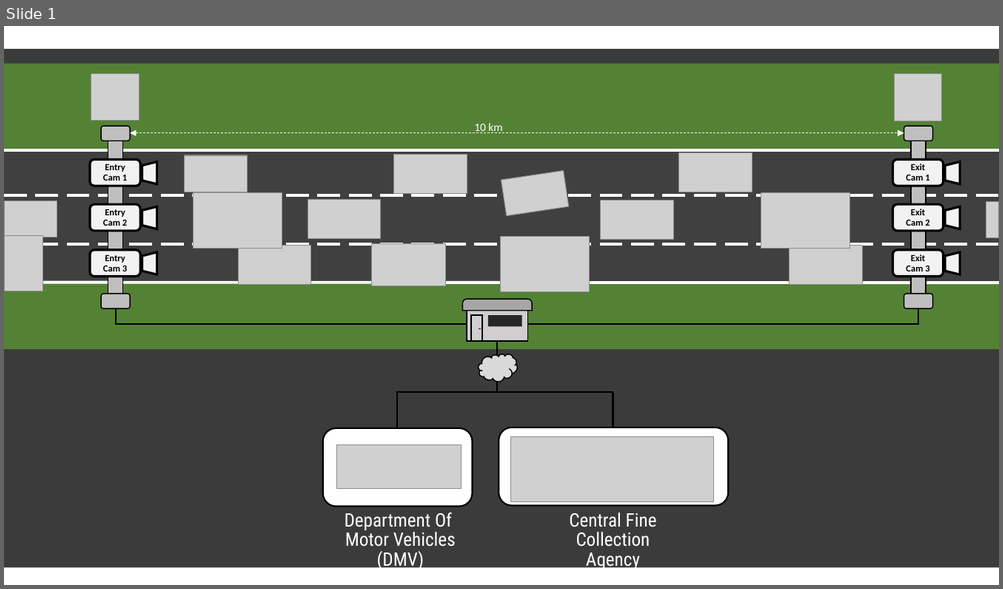
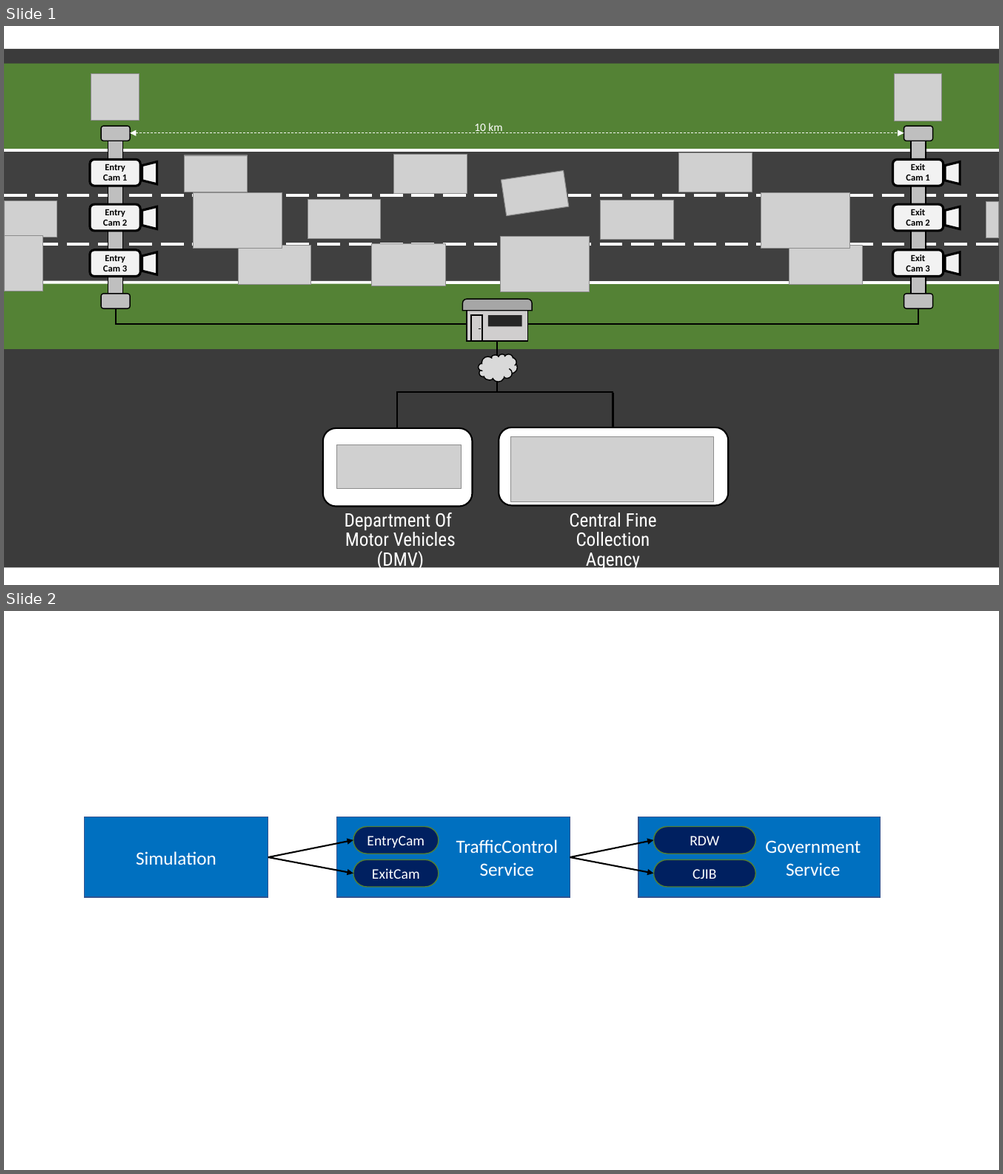
Before and after one commit to EdwinVW/dapr-traffic-control, a slide deck: Figures.pptx. Shown one above the other, each under a label of ours: slide 1 before the commit, slides 1 and 2 after it. The pictures are 1003x589 and 1003x1174 pixels, drawn with LibreOffice and Linux fonts; fonts in the diff are those of the drawing; grey boxes stand for pictures. Boxes give left, top, right and bottom in pixels: in the first picture for what was removed or moved away, otherwise in the second. Text is boxed around its words. In the diff, an @@ line names an element or a change of style, - is before the commit and + after.

```diff
--- a/Figures.pptx
+++ b/Figures.pptx
@@ slide 2 added at <box>4,611,999,1170</box>, background #FFFFFF @@
@@ rectangle added at <box>84,817,268,898</box>, fill #0070C0, outline #325491 1 pt, 18 pt, text #FFFFFF @@
+Simulation
@@ rectangle added at <box>337,817,569,898</box>, fill #0070C0, outline #325491 1 pt, 18 pt, text #FFFFFF @@
+TrafficControl
+Service
@@ rounded rectangle added at <box>353,826,438,854</box>, fill #002060, outline #538035 1 pt, 14 pt, text #FFFFFF @@
+EntryCam
@@ rectangle added at <box>638,817,880,898</box>, fill #0070C0, outline #325491 1 pt, 18 pt, text #FFFFFF @@
+Government
+Service
@@ rounded rectangle added at <box>654,826,756,854</box>, fill #002060, outline #538035 1 pt, 14 pt, text #FFFFFF @@
+RDW
@@ arrow added from (268, 857) to (353, 840), #000000 1.5 pt @@
@@ arrow added from (569, 857) to (654, 840), #000000 1.5 pt @@
@@ arrow added from (268, 857) to (353, 874), #000000 1.5 pt @@
@@ rounded rectangle added at <box>353,860,438,887</box>, fill #002060, outline #538035 1 pt, 14 pt, text #FFFFFF @@
+ExitCam
@@ arrow added from (569, 857) to (654, 874), #000000 1.5 pt @@
@@ rounded rectangle added at <box>654,860,756,887</box>, fill #002060, outline #538035 1 pt, 14 pt, text #FFFFFF @@
+CJIB
```
Also in this commit, not shown: 3 other slides added, 1 other file.
